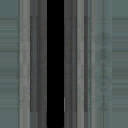
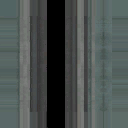
Comparing the layer stacks of the two 128x128 images. Changes:
painted on "Calque" over [left=63, top=0, right=65, bottom=128]
